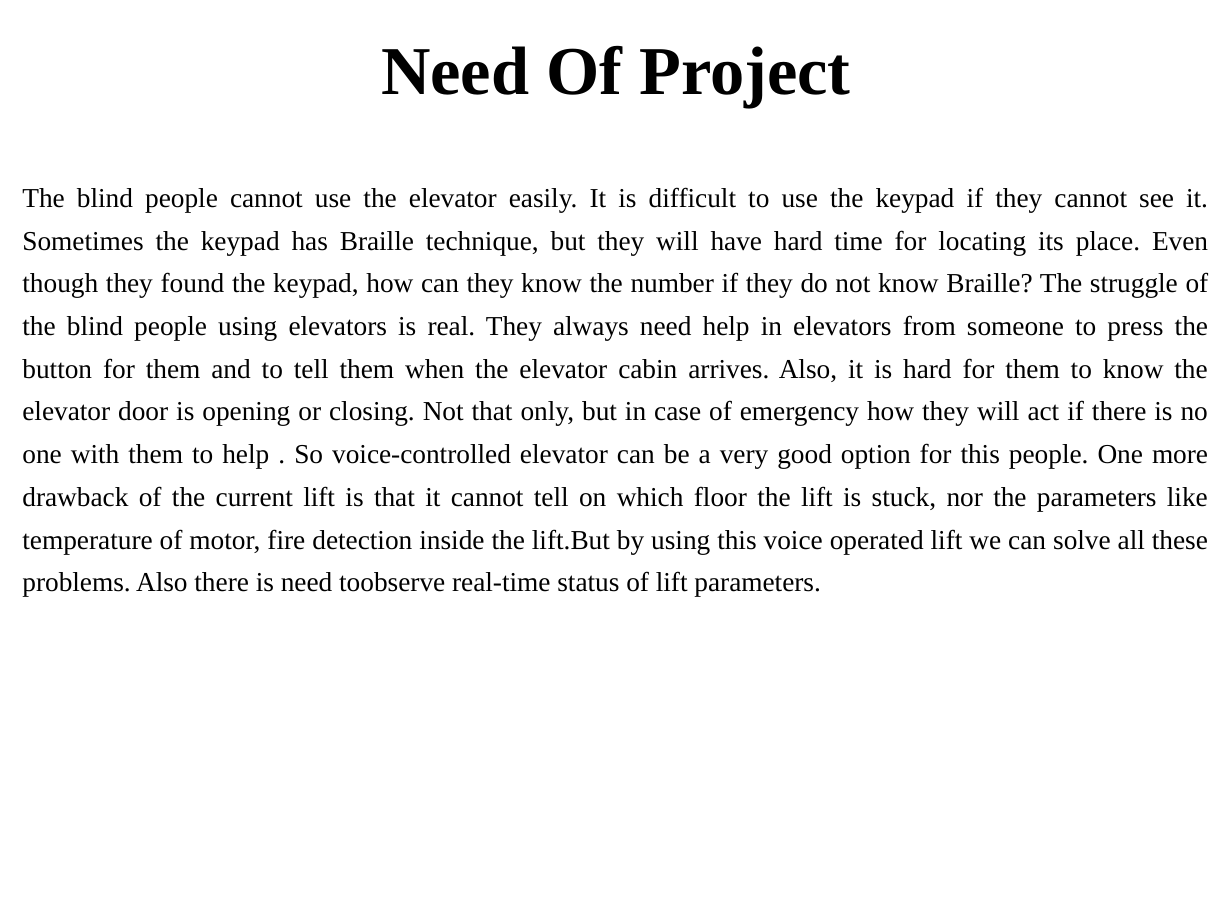
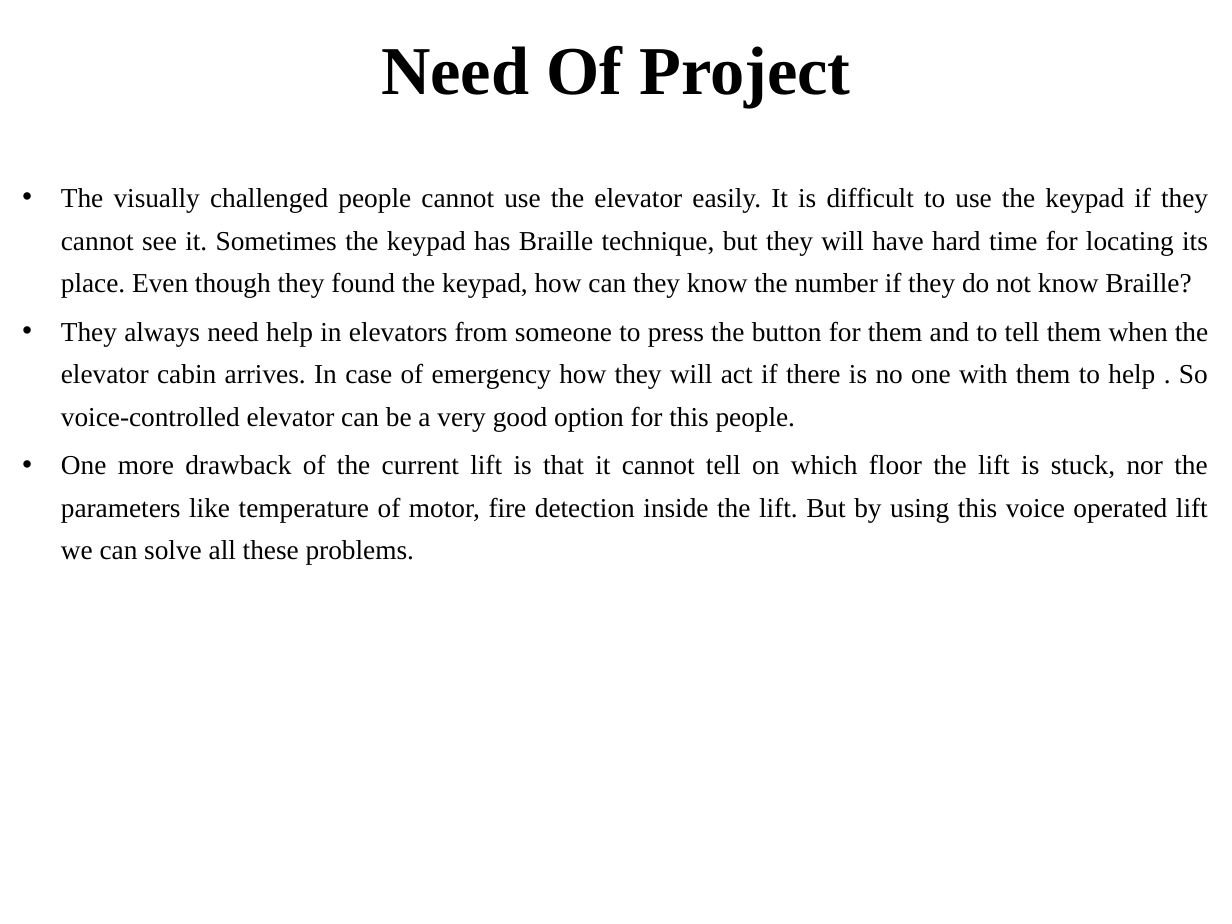
Before and after one commit to OnkarWaman/Voice-Operated-Lift, a slide deck: slide 4 of 5) Stage-I PPT/our ppt.pptx. Drawn at 1232x924 pixels with LibreOffice and Linux fonts; fonts in the diff are those of the drawing. Boxes give left, top, right and bottom in pixels: in the first picture for what was removed or moved away, otherwise in the second. Text is boxed around its words. In the diff, an @@ line names an element or a change of style, - is before the commit and + after.

```diff
--- a/5) Stage-I PPT/our ppt.pptx
+++ b/5) Stage-I PPT/our ppt.pptx
@@ subtitle at [61, 187, 1208, 565]: text changed @@
-The blind people cannot use the elevator easily. It is difficult to use the keypad if they cannot see it. Sometimes the keypad has Braille technique, but they will have hard time for locating its place. Even though they found the keypad, how can they know the number if they do not know Braille? The struggle of the blind people using elevators is real. They always need help in elevators from someone to press the button for them and to tell them when the elevator cabin arrives. Also, it is hard for them to know the elevator door is opening or closing. Not that only, but in case of emergency how they will act if there is no one with them to help . So voice-controlled elevator can be a very good option for this people. One more drawback of the current lift is that it cannot tell on which floor the lift is stuck, nor the parameters like temperature of motor, fire detection inside the lift.But by using this voice operated lift we can solve all these problems. Also there is need toobserve real-time status of lift parameters.
+• The visually challenged people cannot use the elevator easily. It is difficult to use the keypad if they cannot see it. Sometimes the keypad has Braille technique, but they will have hard time for locating its place. Even though they found the keypad, how can they know the number if they do not know Braille?
+• They always need help in elevators from someone to press the button for them and to tell them when the elevator cabin arrives. In case of emergency how they will act if there is no one with them to help . So voice-controlled elevator can be a very good option for this people.
+• One more drawback of the current lift is that it cannot tell on which floor the lift is stuck, nor the parameters like temperature of motor, fire detection inside the lift. But by using this voice operated lift we can solve all these problems.
```
Also in this commit, not shown: 12 other slides changed, 5 slides added.
